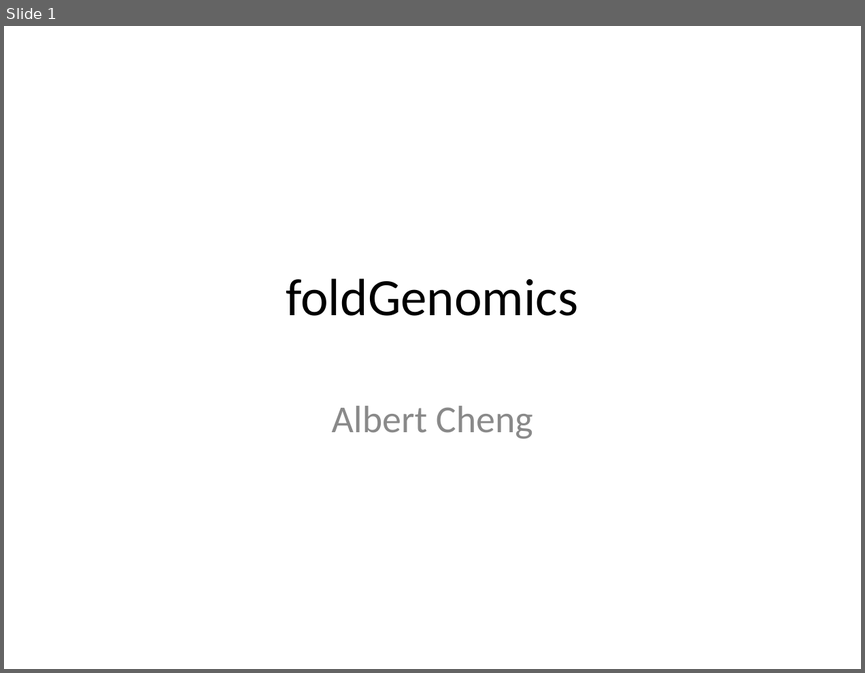
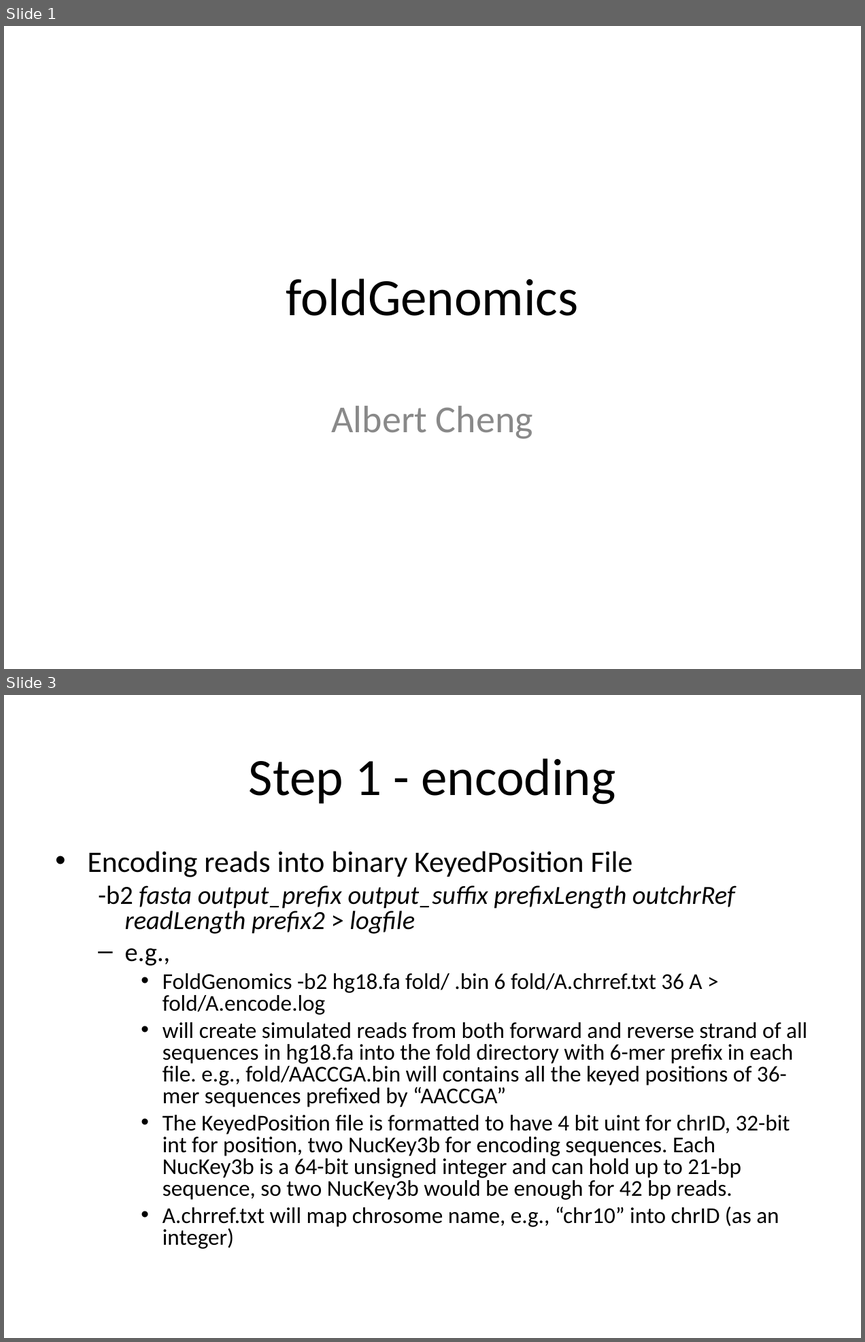
Before and after one commit to albertwcheng/foldGenomics, a slide deck: foldGenomics.ppt. Shown one above the other, each under a label of ours: slide 1 before the commit, slides 1 and 3 after it; the slides between them are not shown. The pictures are 865x673 and 865x1342 pixels, drawn with LibreOffice and Linux fonts; fonts in the diff are those of the drawing. Boxes give left, top, right and bottom in pixels: in the first picture for what was removed or moved away, otherwise in the second. Text is boxed around its words. In the diff, an @@ line names an element or a change of style, - is before the commit and + after.

```diff
--- a/foldGenomics.ppt
+++ b/foldGenomics.ppt
@@ slide 3 added at <box>4,695,861,1338</box>, background #FFFFFF @@
@@ title added at <box>249,758,615,804</box>, 44 pt, text #000000 @@
+Step 1 - encoding
@@ text added at <box>88,851,807,1249</box>, 19 pt, text #000000 @@
+• Encoding reads into binary KeyedPosition File
+  -b2 fasta output_prefix output_suffix prefixLength outchrRef readLength prefix2 > logfile
+  – e.g.,
+    • FoldGenomics -b2 hg18.fa fold/ .bin 6 fold/A.chrref.txt 36 A > fold/A.encode.log
+    • will create simulated reads from both forward and reverse strand of all sequences in hg18.fa into the fold directory with 6-mer prefix in each file. e.g., fold/AACCGA.bin will contains all the keyed positions of 36-mer sequences prefixed by “AACCGA”
+    • The KeyedPosition file is formatted to have 4 bit uint for chrID, 32-bit int for position, two NucKey3b for encoding sequences. Each NucKey3b is a 64-bit unsigned integer and can hold up to 21-bp sequence, so two NucKey3b would be enough for 42 bp reads.
+    • A.chrref.txt will map chrosome name, e.g., “chr10” into chrID (as an integer)
```
Also in this commit, not shown: 1 slide changed, 7 other slides added, 1 slide removed.
